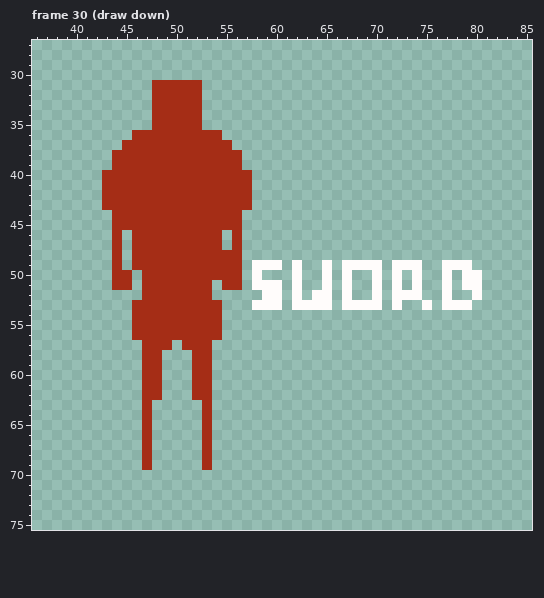
Pixel-art file -- Art/Kin Character.ase. Above, as it was before the edit.
80x80 pixels, 249 frames. Colours within 5 levels of each other are drawn and written as one. Shown: frame 30 (draw down): x 36..85, y 27..75. The old version is drawn lined up with the new one, on the new canvas. The commit also changed other frames, which this record leaves out.
And afterwards:
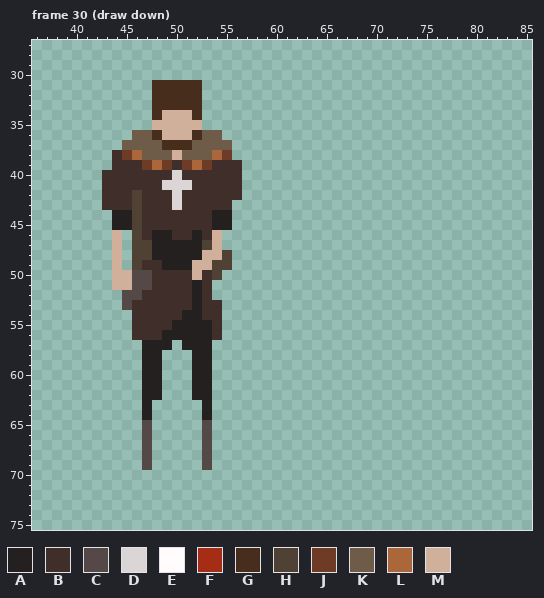
Palette (. is transparent): A #24201f  B #402e2a  C #544947  D #dbd6d5  E #fffcfb  F #a52d16  G #472d1c  H #4f4133  J #6e3b27  K #6e5b48  L #ab663c  M #d0b09b
From old to new:
canvas 80x80 -> 100x100, the old top-left corner now at 10,10
Changed rows in their new state; - is an unchanged pixel.
Frame 30 (draw down):
first column x 43:
31 -----GGGGG----------------------------
32 -----GGGGG----------------------------
33 -----GGGGG----------------------------
34 -----GMMMG----------------------------
35 -----MMMMM----------------------------
36 ---KKGMMMGKK--------------------------
37 --KKKKGGGKKKK-------------------------
38 -BJLKKKMKKKLJ.------------------------
39 -BBBJLJBJLJBBB------------------------
40 BBBBBBBDBBBBBB.-----------------------
41 BBBBBBDDDBBBBB.-----------------------
42 BBBHBBBDBBBBBB.-----------------------
43 BBBHBBBDBBBBB..-----------------------
44 -AAHBBBBBBBAA.------------------------
45 -AAHBBBBBBBAA.------------------------
46 -M-HBAABBABM-.------------------------
47 -M-HHAAAAAHM-.------------------------
48 -M-HHAAAAAMMH.------------------------
49 -M-HBBAAAMMHH.-...-.--.-....-...--...-
50 -MMCCBBBBMBH..-.---.--.-.--.-.-.--.-..
51 -MMCCBBBBAB-..-...-.--.-.--.-.-.--.-..
52 --CCBBBBBAB-----..-.-..-.--.-...--.--.
53 --CBBBBBBABB---...-....-....-.--.-...-
54 ---BBBBBAABB--------------------------
55 ---BBBBAAAAB--------------------------
56 ---BBBAAAAAB--------------------------
57 ----AAA-AAA---------------------------
58 ----AA---AA---------------------------
59 ----AA---AA---------------------------
60 ----AA---AA---------------------------
61 ----AA---AA---------------------------
62 ----AA---AA---------------------------
63 ----A-----A---------------------------
64 ----A-----A---------------------------
65 ----C-----C---------------------------
66 ----C-----C---------------------------
67 ----C-----C---------------------------
68 ----C-----C---------------------------
69 ----C-----C---------------------------
Changed places in both pictures, as pixel boxes (x1, y1, x2, y2):
changed: (102, 80, 482, 470)
